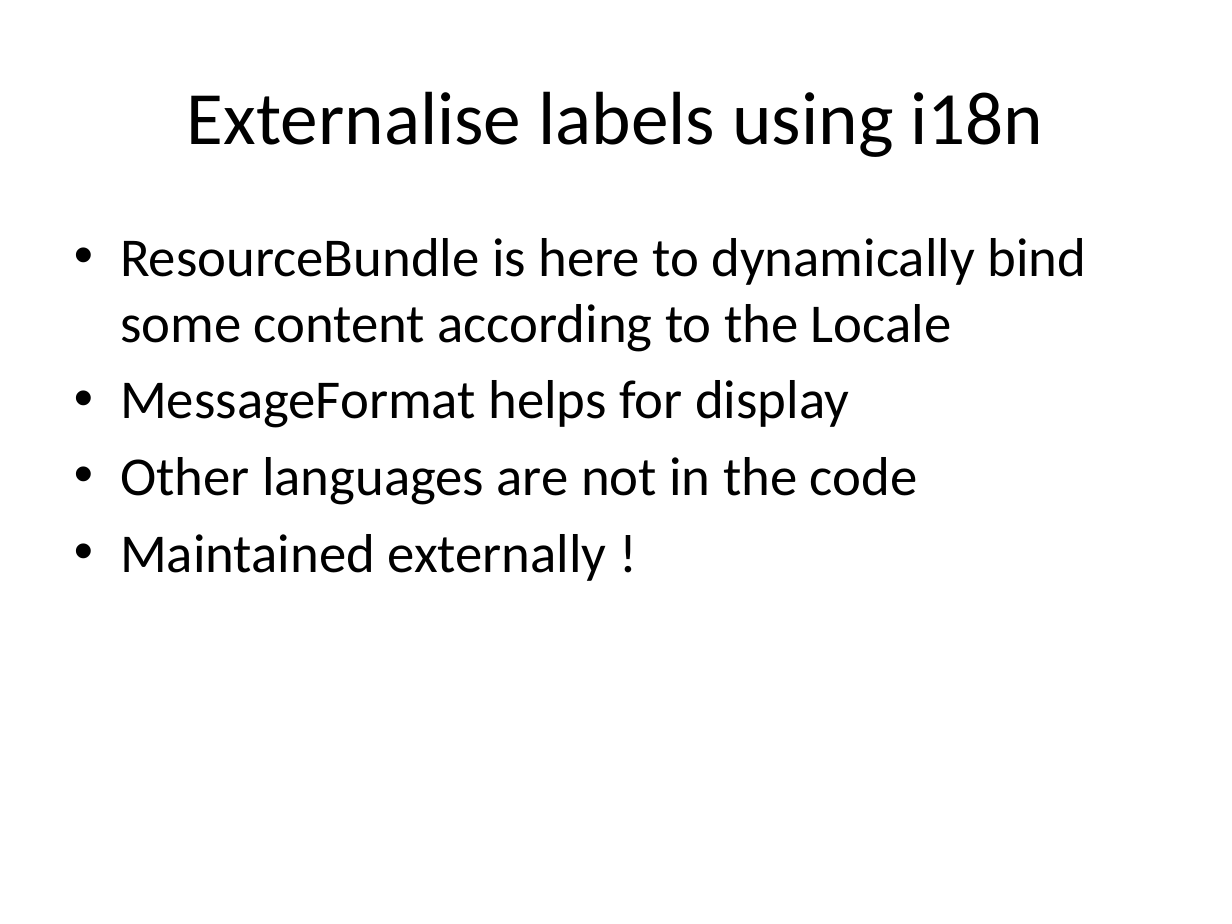
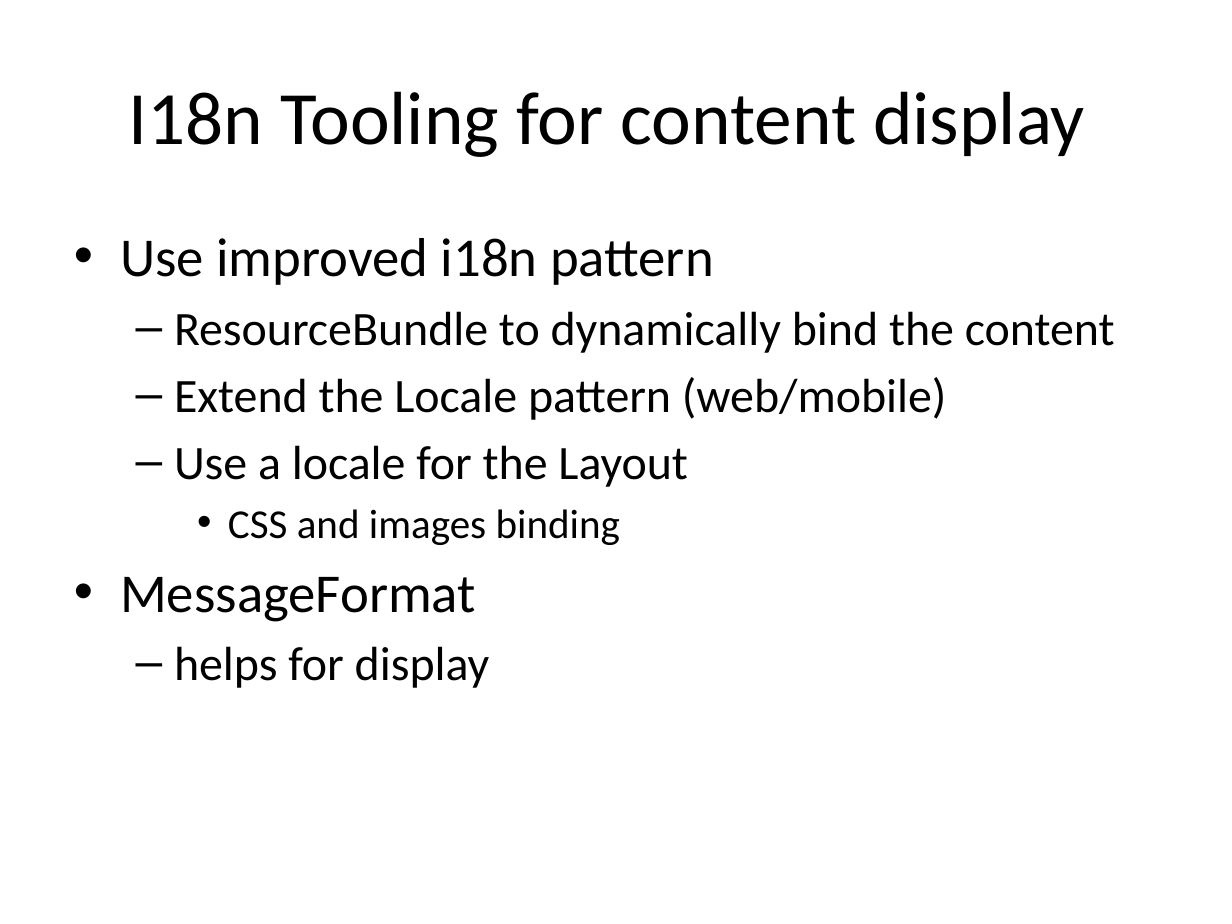
Before and after one commit to dbaeli/ez18n, a slide deck: slide 7 of ez18n-slides/javaone-2012/ez18n_javaone2012.pptx. Drawn at 1232x924 pixels with LibreOffice and Linux fonts; fonts in the diff are those of the drawing; background and template pictures are left out. Boxes give left, top, right and bottom in pixels: in the first picture for what was removed or moved away, otherwise in the second. Text is boxed around its words. In the diff, an @@ line names an element or a change of style, - is before the commit and + after.

```diff
--- a/ez18n-slides/javaone-2012/ez18n_javaone2012.pptx
+++ b/ez18n-slides/javaone-2012/ez18n_javaone2012.pptx
@@ title at [129, 91, 1085, 157]: text changed @@
-Externalise labels using i18n
+I18n Tooling for content display
@@ text at [120, 238, 1115, 688]: text changed; size 32 to 28 pt @@
-• ResourceBundle is here to dynamically bind some content according to the Locale
-• MessageFormat helps for display
-• Other languages are not in the code
-• Maintained externally !
+• Use improved i18n pattern
+  – ResourceBundle to dynamically bind the content
+  – Extend the Locale pattern (web/mobile)
+  – Use a locale for the Layout
+    • CSS and images binding
+• MessageFormat
+  – helps for display
```
Also in this commit, not shown: 17 other slides changed, 5 slides added, 7 slides removed.
